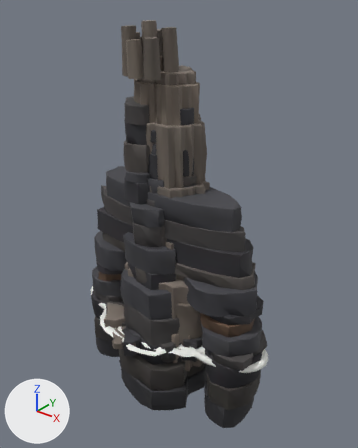
The glTF model public/models/landmarks/sea-stacks.glb, before and after one commit.
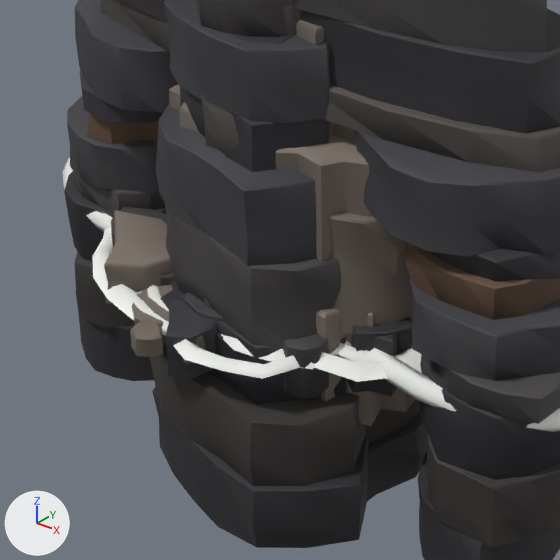
Old and new are each drawn whole from a 50 mm camera at (55.5, -66.6, 64.7) aimed at (1.1, 1.4, 22.6) and again close up on the part from 20% to 70% of the width and 53% to 93% of the height. Every picture has the same lights, and +X, +Y and +Z are marked at lower left. The first two pictures are the older version. Where no turn or scale is listed for an object, it has been applied to the vertices. Vertices at exactly the same position are counted once.

The scene before the commit, as lines of its bpy script (objects in view):
```python
me_roque_plug = bpy.data.meshes.new('roque-plug')
me_roque_plug.from_pydata(...)  # 2550 vertices, 4944 faces; spans x -14.1..14.1, y -13.8..13.8, z -32.6..32.6
me_roque_plug.materials.append(mat_r5_stack_a)
me_stack_a = bpy.data.meshes.new('stack-a')
me_stack_a.from_pydata(...)  # 2414 vertices, 4704 faces; spans x -12.8..12.8, y -10.6..10.6, z -27.9..27.9
me_stack_a.materials.append(mat_r5_stack_a)
me_stack_b = bpy.data.meshes.new('stack-b')
me_stack_b.from_pydata(...)  # 3024 vertices, 5896 faces; spans x -13.7..13.7, y -13.7..13.7, z -30.0..30.0
me_stack_b.materials.append(mat_r5_stack_a)
me_stack_c = bpy.data.meshes.new('stack-c')
me_stack_c.from_pydata(...)  # 1768 vertices, 3440 faces; spans x -12.1..12.1, y -12.4..12.4, z -21.0..21.0
me_stack_c.materials.append(mat_r5_stack_a)
ob_roque_plug = bpy.data.objects.new('roque-plug', me_roque_plug)
ob_roque_plug.location = (-2.37, 0.14, 26.65)
ob_stack_a = bpy.data.objects.new('stack-a', me_stack_a)
ob_stack_a.location = (0.99, -0.28, 13.89)
ob_stack_b = bpy.data.objects.new('stack-b', me_stack_b)
ob_stack_b.location = (-2.5, 1.01, 15.94)
ob_stack_c = bpy.data.objects.new('stack-c', me_stack_c)
ob_stack_c.location = (0.88, 0.38, 7.01)
# also in view: 'sea-arch' at (0.0, 0.2, 8.3)
```
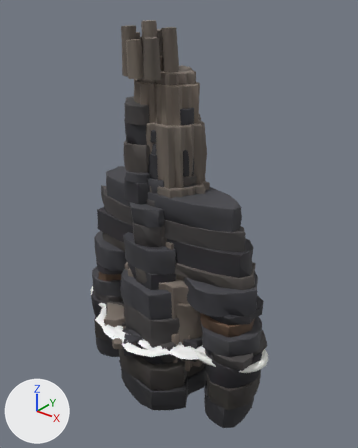
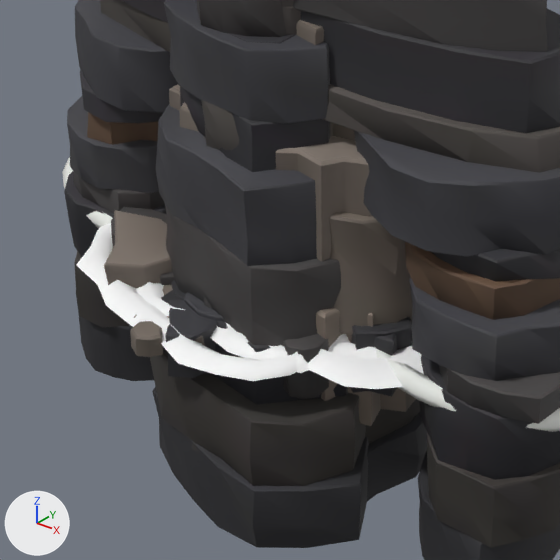
Where the newer file only moved an object's origin or applied its transform, the numbers keep the older frame.

The change in detail:
me_stack_a is used by ob_stack_a; location (0.99, -0.28, 13.89).
me_stack_a had 2414 vertices, 4704 faces and spanned x -12.8..12.8, y -10.6..10.6, z -27.9..27.9.
me_stack_a now has 2430 vertices, 4736 faces and spans x -12.8..13.2, y -10.6..11.1, z -27.9..27.9.
me_stack_a part 1: 286 kept faces spanning x -10.8..13.2, y -8.5..11.1, z -13.9..-12.5 get new vertex colours; the middle colour goes from white #f1f2ee to white #fefefd.
Edits to the shape of me_stack_a do not show in these pictures.
me_stack_b is used by ob_stack_b; location (-2.5, 1.01, 15.94).
me_stack_b had 3024 vertices, 5896 faces and spanned x -13.7..13.7, y -13.7..13.7, z -30.0..30.0.
me_stack_b now has 3040 vertices, 5928 faces and spans x -13.7..14.3, y -14.3..13.7, z -30.0..30.0.
me_stack_b part 2: 304 kept faces spanning x -13.7..14.3, y -14.3..9.5, z -16.0..-14.5 get new vertex colours; the middle colour goes from white #f1f2ee to white #fdfefc.
Edits to the shape of me_stack_b do not show in these pictures.
me_stack_c is used by ob_stack_c; location (0.88, 0.38, 7.01).
me_stack_c had 1768 vertices, 3440 faces and spanned x -12.1..12.1, y -12.4..12.4, z -21.0..21.0.
me_stack_c now has 1784 vertices, 3472 faces and spans x -12.8..12.1, y -12.4..12.7, z -21.0..21.0.
me_stack_c part 3: 304 kept faces spanning x -12.8..11.0, y -11.8..12.7, z -7.0..-5.6 get new vertex colours; the middle colour goes from white #eff0ec to white #fdfefc.
Edits to the shape of me_stack_c do not show in these pictures.

Location of each change, [x1, y1, x2, y2] in pixels of the close-ups (560 x 560 px):
'stack-c', reshaped: before [138, 0, 397, 548]; after [136, 0, 397, 548]
'stack-b', reshaped (mostly hidden): before [92, 0, 412, 458]; after [77, 0, 412, 458]
part 1 of me_stack_a, recoloured: before [314, 345, 422, 382]; after [308, 343, 424, 389]
part 2 of me_stack_b, recoloured: before [92, 228, 352, 379]; after [77, 223, 350, 381]
part 3 of me_stack_c, recoloured: before [138, 285, 369, 369]; after [136, 282, 377, 373]
